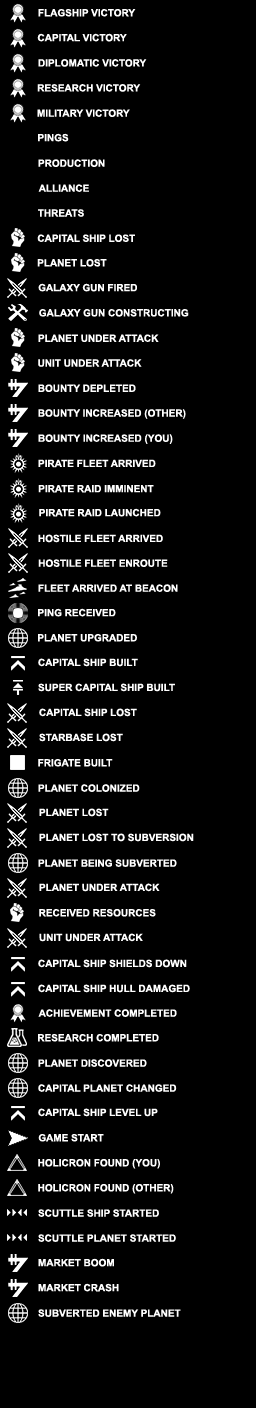
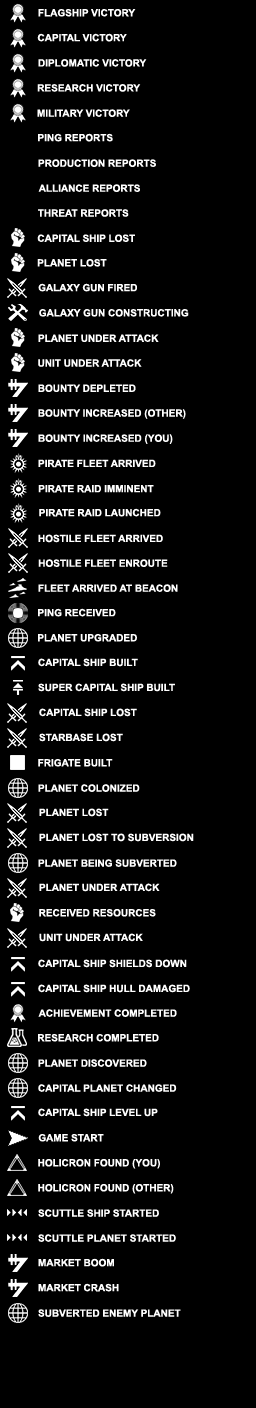
Layer changes from the first 256 x 1408 image to the second:
renamed "PINGS" to "PING REPORTS", painted on it over [62, 133, 113, 142]
renamed "THREATS" to "THREAT REPORTS", painted on it over [77, 209, 129, 217]
renamed "ALLIANCE" to "ALLIANCE REPORTS", painted on it over [92, 184, 140, 192]
renamed "PRODUCTION" to "PRODUCTION REPORTS", painted on it over [108, 159, 156, 167]
